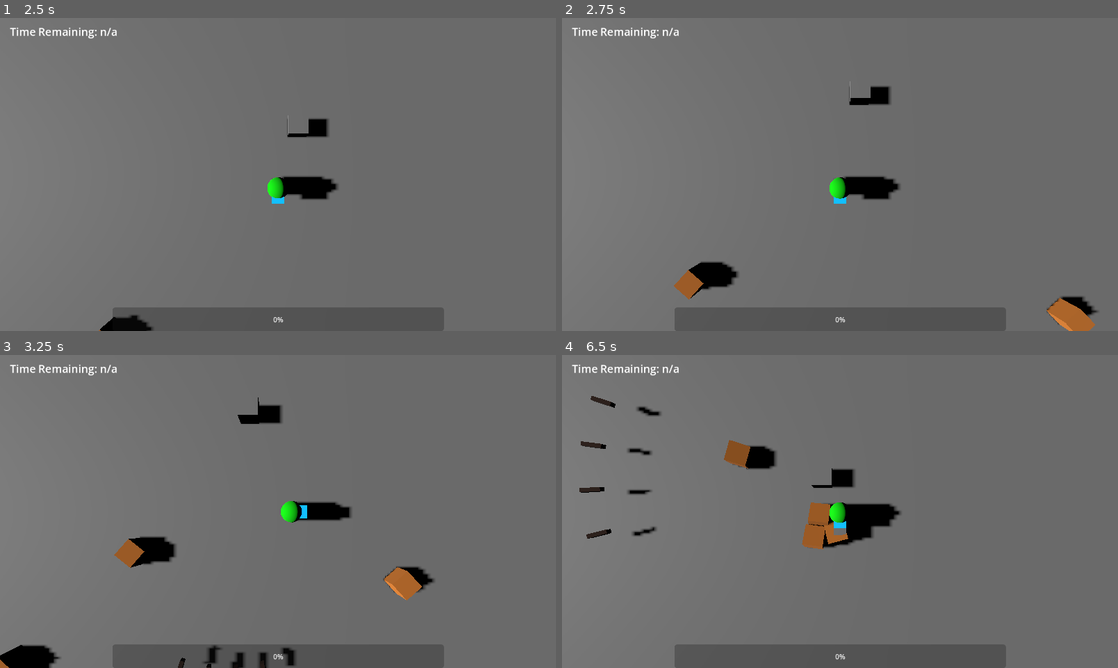
Above: before the commit, frames 1-4 (two rows, left to right).
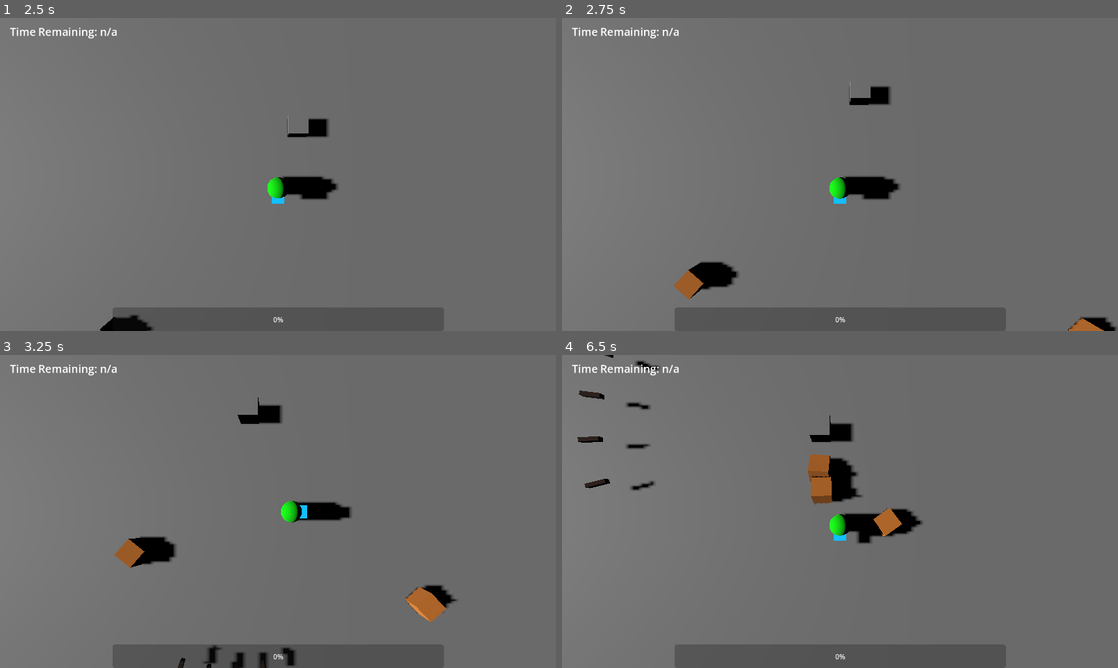
Above: after the commit, the same moments.

Repository: notadoctortired/InvinciKnight
Game: Godot game, scene res://Maps/Menus/main_menu.tscn
The game is run twice, just before and just after one commit, with the same random seed, the same clock (stepped at 60 frames per second) and the same inputs. Sound files missing from this copy of the repository are replaced by a short silence.
Inputs:
- Up to frame 1 (2.5 s): click "Start Game" at 0.5 s; tap Enter at 1.25 s; hold D (right) 1.28-2.03 s; hold Space (attack) 1.28-2.03 s; hold S (down) from 2.03 s (still down); tap E (toggle_attack) at 2.1 s
- Up to frame 2 (2.75 s): keep holding S (down)
- Up to frame 3 (3.25 s): release S (down) at 2.78 s; hold D (right) from 2.78 s (still down); hold Space (attack) from 2.78 s (still down)
- Up to frame 4 (6.5 s): release D (right) at 3.53 s; release Space (attack) at 3.53 s; hold W (up) 3.53-4.28 s; tap E (toggle_attack) at 3.6, 5.1 s; hold Space (attack) 4.28-5.03 s; hold A (left) 4.28-5.78 s; hold S (down) from 5.78 s (still down); hold Space (attack) from 5.78 s (still down)

Frame 1 is identical in both runs. In frame 2, 0.8% of the frame differs, in the area x 87-100%, y 88-100%; in frame 3, 1.8%; in frame 4, 4.9%, in the area x 2-65%, y 0-63%.
Error in both runs: Attempt to call function 'get_node' in base 'null instance' on a null instance. (res://Buildings/KOTH)

Commit message:
Minor changes

Diff:
--- a/Maps/Main Level/level.tscn
+++ b/Maps/Main Level/level.tscn
@@ -56,8 +56,8 @@
 
 [node name="SpawnPoints" type="Node3D" parent="." unique_id=977383990]
 script = ExtResource("3_lb4vo")
-peasant_cooldown = 0.6
-sorcerer_cooldown = 7.0
+peasant_cooldown = 0.8
+sorcerer_cooldown = 8.0
 sorcerer_delay = 40.0
 
 [node name="Point1" type="Node3D" parent="SpawnPoints" unique_id=901588636]
